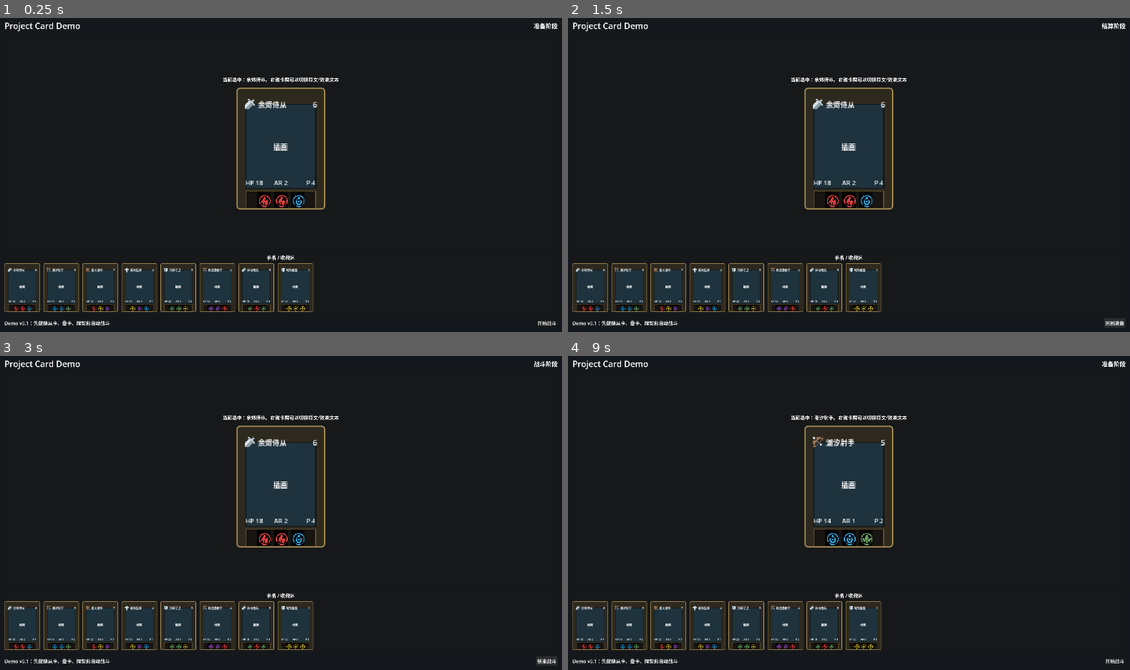
Above: before the commit, frames 1-4 (two rows, left to right).
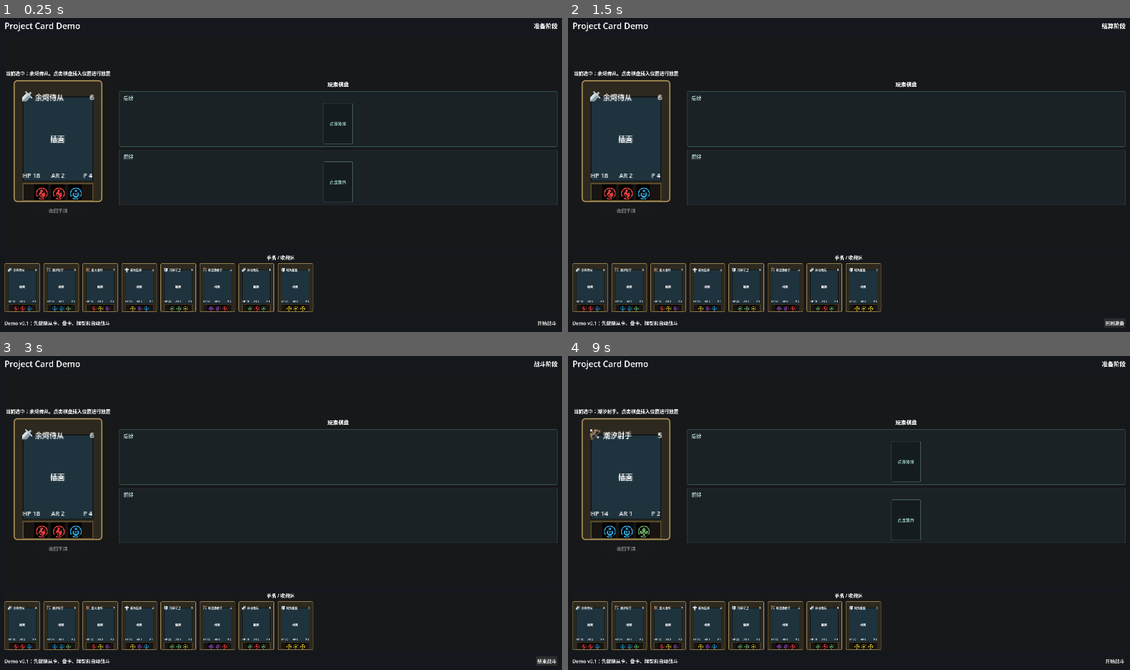
Above: after the commit, the same moments.

Repository: Joseph-RyanLeo/project-card
Game: Godot game, scene res://scenes/Main.tscn
The game is run twice, just before and just after one commit, with the same random seed, the same clock (stepped at 60 frames per second) and the same inputs.
Inputs (mouse positions are in pixels of both pictures, inside the frame that each line leads up to):
- Up to frame 1 (0.25 s): no input
- Up to frame 2 (1.5 s): click "开始战斗" at 0.5 s; click "结束战斗" at 1.25 s
- Up to frame 3 (3 s): click "回到准备" at 2 s; click "开始战斗" at 2.75 s
- Up to frame 4 (9 s): click "结束战斗" at 3.5 s; click "回到准备" at 4.25 s; click "开始战斗" at 5 s; click "结束战斗" at 5.75 s; click "回到准备" at 6.5 s; tap Enter at 7.25, 8.75 s; move the mouse to (849, 487) at 7.27 s; click (849, 487) at 7.42 s; tap Space at 8 s; move the mouse to (590, 626) at 8.02 s; click (590, 626) at 8.17 s; move the mouse to (629, 626) at 8.77 s; click (629, 626) at 8.92 s

The runs differ from the first frame. In frame 1, 6.4% of the frame differs, in the area x 1-100%, y 16-63%; in frame 2, 6.3%; in frame 3, 6.3%; in frame 4, 6.4%.

Commit message:
实现棋盘与卡牌新增、减少和移动

Diff:
--- a/scenes/Main.tscn
+++ b/scenes/Main.tscn
@@ -10,6 +10,7 @@
 [ext_resource type="Resource" path="res://resources/cards/shadow_slinger.tres" id="8_shadow_slinger"]
 [ext_resource type="Resource" path="res://resources/cards/grove_lancer.tres" id="9_grove_lancer"]
 [ext_resource type="Resource" path="res://resources/cards/sunlit_bastion.tres" id="10_sunlit_bastion"]
+[ext_resource type="PackedScene" path="res://scenes/ui/BattlefieldRow.tscn" id="11_battlefield_row"]
 
 [node name="Main" type="Control" unique_id=1758301838]
 layout_mode = 3
@@ -65,29 +66,66 @@
 layout_mode = 2
 size_flags_vertical = 3
 
-[node name="PlayAreaContent" type="VBoxContainer" parent="RootMargin/Layout/PlayArea" unique_id=334271643]
+[node name="PlayAreaContent" type="HBoxContainer" parent="RootMargin/Layout/PlayArea" unique_id=334271643]
 layout_mode = 2
-theme_override_constants/separation = 16
+theme_override_constants/separation = 24
 alignment = 1
 
-[node name="PlayAreaLabel" type="Label" parent="RootMargin/Layout/PlayArea/PlayAreaContent" unique_id=622357534]
+[node name="PreviewColumn" type="VBoxContainer" parent="RootMargin/Layout/PlayArea/PlayAreaContent"]
+custom_minimum_size = Vector2(360, 0)
+layout_mode = 2
+theme_override_constants/separation = 12
+alignment = 1
+
+[node name="PlayAreaLabel" type="Label" parent="RootMargin/Layout/PlayArea/PlayAreaContent/PreviewColumn" unique_id=622357534]
 unique_name_in_owner = true
 layout_mode = 2
 text = "当前选中卡牌预览"
 horizontal_alignment = 1
+autowrap_mode = 2
 
-[node name="CardCenter" type="CenterContainer" parent="RootMargin/Layout/PlayArea/PlayAreaContent" unique_id=168396425]
+[node name="CardCenter" type="CenterContainer" parent="RootMargin/Layout/PlayArea/PlayAreaContent/PreviewColumn" unique_id=168396425]
 layout_mode = 2
 size_flags_horizontal = 3
 
-[node name="CardPreviewFrame" type="Control" parent="RootMargin/Layout/PlayArea/PlayAreaContent/CardCenter"]
+[node name="CardPreviewFrame" type="Control" parent="RootMargin/Layout/PlayArea/PlayAreaContent/PreviewColumn/CardCenter"]
 unique_name_in_owner = true
 custom_minimum_size = Vector2(297, 408)
 layout_mode = 2
 
-[node name="SelectedCardView" parent="RootMargin/Layout/PlayArea/PlayAreaContent/CardCenter/CardPreviewFrame" unique_id=1439731162 instance=ExtResource("3_card_view")]
+[node name="SelectedCardView" parent="RootMargin/Layout/PlayArea/PlayAreaContent/PreviewColumn/CardCenter/CardPreviewFrame" unique_id=1439731162 instance=ExtResource("3_card_view")]
 unique_name_in_owner = true
 layout_mode = 0
+
+[node name="ReturnToHandButton" type="Button" parent="RootMargin/Layout/PlayArea/PlayAreaContent/PreviewColumn"]
+unique_name_in_owner = true
+custom_minimum_size = Vector2(160, 34)
+layout_mode = 2
+size_flags_horizontal = 4
+disabled = true
+text = "收回手牌"
+
+[node name="PlayerBoardSection" type="VBoxContainer" parent="RootMargin/Layout/PlayArea/PlayAreaContent"]
+layout_mode = 2
+size_flags_horizontal = 3
+theme_override_constants/separation = 10
+alignment = 1
+
+[node name="BoardTitleLabel" type="Label" parent="RootMargin/Layout/PlayArea/PlayAreaContent/PlayerBoardSection"]
+layout_mode = 2
+theme_override_font_sizes/font_size = 18
+text = "玩家棋盘"
+horizontal_alignment = 1
+
+[node name="BackRow" parent="RootMargin/Layout/PlayArea/PlayAreaContent/PlayerBoardSection" instance=ExtResource("11_battlefield_row")]
+unique_name_in_owner = true
+layout_mode = 2
+row_title = "后排"
+
+[node name="FrontRow" parent="RootMargin/Layout/PlayArea/PlayAreaContent/PlayerBoardSection" instance=ExtResource("11_battlefield_row")]
+unique_name_in_owner = true
+layout_mode = 2
+row_title = "前排"
 
 [node name="HandPanel" type="PanelContainer" parent="RootMargin/Layout"]
 custom_minimum_size = Vector2(0, 200)
--- /dev/null
+++ b/scenes/ui/BattlefieldRow.tscn
@@ -0,0 +1,67 @@
+[gd_scene load_steps=3 format=3]
+
+[ext_resource type="Script" path="res://scripts/ui/battlefield_row.gd" id="1_battlefield_row"]
+
+[sub_resource type="StyleBoxFlat" id="StyleBoxFlat_row"]
+content_margin_left = 16.0
+content_margin_top = 10.0
+content_margin_right = 16.0
+content_margin_bottom = 10.0
+bg_color = Color(0.105, 0.135, 0.145, 1)
+border_width_left = 1
+border_width_top = 1
+border_width_right = 1
+border_width_bottom = 1
+border_color = Color(0.28, 0.42, 0.43, 1)
+corner_radius_top_left = 4
+corner_radius_top_right = 4
+corner_radius_bottom_right = 4
+corner_radius_bottom_left = 4
+
+[node name="BattlefieldRow" type="PanelContainer"]
+custom_minimum_size = Vector2(833, 184)
+theme_override_styles/panel = SubResource("StyleBoxFlat_row")
+script = ExtResource("1_battlefield_row")
+
+[node name="RowLayout" type="VBoxContainer" parent="."]
+layout_mode = 2
+theme_override_constants/separation = 6
+
+[node name="RowTitleLabel" type="Label" parent="RowLayout"]
+unique_name_in_owner = true
+layout_mode = 2
+theme_override_colors/font_color = Color(0.72, 0.84, 0.82, 1)
+theme_override_font_sizes/font_size = 16
+text = "前排"
+
+[node name="SquadCenter" type="CenterContainer" parent="RowLayout"]
+custom_minimum_size = Vector2(0, 136)
+layout_mode = 2
+size_flags_horizontal = 3
+size_flags_vertical = 3
+
+[node name="RowDisplayArea" type="Control" parent="RowLayout/SquadCenter"]
+unique_name_in_owner = true
+custom_minimum_size = Vector2(801, 136)
+layout_mode = 2
+
+[node name="SquadRow" type="HBoxContainer" parent="RowLayout/SquadCenter/RowDisplayArea"]
+unique_name_in_owner = true
+layout_mode = 1
+anchors_preset = 15
+anchor_right = 1.0
+anchor_bottom = 1.0
+grow_horizontal = 2
+grow_vertical = 2
+theme_override_constants/separation = 18
+alignment = 1
+
+[node name="PlacementOverlay" type="Control" parent="RowLayout/SquadCenter/RowDisplayArea"]
+unique_name_in_owner = true
+layout_mode = 1
+anchors_preset = 15
+anchor_right = 1.0
+anchor_bottom = 1.0
+grow_horizontal = 2
+grow_vertical = 2
+mouse_filter = 2
--- /dev/null
+++ b/scenes/ui/BoardSlot.tscn
@@ -0,0 +1,38 @@
+[gd_scene load_steps=4 format=3]
+
+[ext_resource type="Script" path="res://scripts/ui/board_slot.gd" id="1_board_slot"]
+[ext_resource type="PackedScene" path="res://scenes/ui/CardView.tscn" id="2_card_view"]
+
+[sub_resource type="StyleBoxFlat" id="StyleBoxFlat_empty"]
+bg_color = Color(0.08, 0.105, 0.115, 0.82)
+border_width_left = 1
+border_width_top = 1
+border_width_right = 1
+border_width_bottom = 1
+border_color = Color(0.42, 0.58, 0.57, 0.9)
+corner_radius_top_left = 3
+corner_radius_top_right = 3
+corner_radius_bottom_right = 3
+corner_radius_bottom_left = 3
+
+[node name="BoardSlot" type="PanelContainer"]
+custom_minimum_size = Vector2(99, 136)
+mouse_default_cursor_shape = 2
+theme_override_styles/panel = SubResource("StyleBoxFlat_empty")
+script = ExtResource("1_board_slot")
+
+[node name="EmptyStateLabel" type="Label" parent="."]
+unique_name_in_owner = true
+layout_mode = 2
+mouse_filter = 2
+theme_override_colors/font_color = Color(0.55, 0.72, 0.7, 1)
+theme_override_font_sizes/font_size = 14
+text = "点击放置"
+horizontal_alignment = 1
+vertical_alignment = 1
+autowrap_mode = 2
+
+[node name="CardView" parent="." instance=ExtResource("2_card_view")]
+unique_name_in_owner = true
+visible = false
+layout_mode = 2
--- a/scripts/main.gd
+++ b/scripts/main.gd
@@ -10,6 +10,8 @@
 
 var current_phase: GamePhase = GamePhase.PREPARE
 var selected_card: CardData
+var selected_board_row: BattlefieldRow
+var selected_board_slot: BoardSlot
 
 @export var hand_cards: Array[CardData] = []
 @export var card_preview_scale: float = 3.0
@@ -19,16 +21,22 @@
 @onready var play_area_label: Label = %PlayAreaLabel
 @onready var card_preview_frame: Control = %CardPreviewFrame
 @onready var selected_card_view: CardView = %SelectedCardView
+@onready var back_row: BattlefieldRow = %BackRow
+@onready var front_row: BattlefieldRow = %FrontRow
 @onready var hand_card_row: HBoxContainer = %HandCardRow
+@onready var return_to_hand_button: Button = %ReturnToHandButton
 @onready var start_battle_button: Button = %StartBattleButton
 
 
 func _ready() -> void:
 	start_battle_button.pressed.connect(_on_start_battle_button_pressed)
+	return_to_hand_button.pressed.connect(_on_return_to_hand_button_pressed)
+	_connect_board_rows()
 	_apply_card_preview_scale()
 	_build_hand_cards()
 	_select_first_hand_card()
 	_update_phase_label()
+	_refresh_placement_targets()
 
 
 func _on_start_battle_button_pressed() -> void:
@@ -53,6 +61,13 @@
 		GamePhase.RESULT:
 			phase_label.text = "结算阶段"
 			start_battle_button.text = "回到准备"
+	_refresh_placement_targets()
+
+
+func _connect_board_rows() -> void:
+	for row: BattlefieldRow in [back_row, front_row]:
+		row.placement_requested.connect(_on_board_placement_requested)
+		row.board_slot_clicked.connect(_on_board_slot_clicked)
 
 
 func _apply_card_preview_scale() -> void:
@@ -91,7 +106,71 @@
 
 
 func _on_hand_card_clicked(card_data: CardData) -> void:
+	selected_board_row = null
+	selected_board_slot = null
 	_select_card(card_data)
+	_refresh_placement_targets()
+
+
+func _on_board_slot_clicked(row: BattlefieldRow, slot: BoardSlot) -> void:
+	selected_board_row = row
+	selected_board_slot = slot
+	_select_card(slot.get_card_data())
+	play_area_label.text = "已选择场上卡牌：%s。点击插入位置可以调整顺序或换排" % selected_card.display_name
+	_refresh_placement_targets()
+
+
+func _on_board_placement_requested(target_row: BattlefieldRow, insert_index: int) -> void:
+	if current_phase != GamePhase.PREPARE or selected_card == null:
+		return
+
+	var moving_card := selected_card
+	if selected_board_slot != null:
+		if selected_board_row != target_row and not target_row.has_capacity_for_single_card():
+			return
+
+		var source_index := selected_board_row.get_slot_index(selected_board_slot)
+		if selected_board_row == target_row and insert_index > source_index:
+			insert_index -= 1
+		selected_board_row.remove_card_slot(selected_board_slot)
+	else:
+		var hand_index := hand_cards.find(moving_card)
+		if hand_index < 0 or not target_row.has_capacity_for_single_card():
+			return
+		hand_cards.remove_at(hand_index)
+		_build_hand_cards()
+
+	selected_board_slot = target_row.add_card(moving_card, insert_index)
+	selected_board_row = target_row
+	_select_card(moving_card)
+	play_area_label.text = "已将 %s 放入%s，可继续点击插入位置调整" % [moving_card.display_name, target_row.row_title]
+	_refresh_placement_targets()
+
+
+func _on_return_to_hand_button_pressed() -> void:
+	if current_phase != GamePhase.PREPARE or selected_board_row == null or selected_board_slot == null:
+		return
+
+	var returned_card := selected_board_row.remove_card_slot(selected_board_slot)
+	if returned_card == null:
+		return
+
+	hand_cards.append(returned_card)
+	selected_board_row = null
+	selected_board_slot = null
+	_build_hand_cards()
+	_select_card(returned_card)
+	play_area_label.text = "已将 %s 收回手牌，可重新选择位置放置" % returned_card.display_name
+	_refresh_placement_targets()
+
+
+func _refresh_placement_targets() -> void:
+	var can_place := current_phase == GamePhase.PREPARE and selected_card != null
+	for row: BattlefieldRow in [back_row, front_row]:
+		var moving_within_row := selected_board_row == row and selected_board_slot != null
+		row.set_placement_enabled(can_place and (row.has_capacity_for_single_card() or moving_within_row))
+
+	return_to_hand_button.disabled = current_phase != GamePhase.PREPARE or selected_board_slot == null
 
 
 func _select_card(card_data: CardData) -> void:
@@ -102,5 +181,5 @@
 		selected_card_view.set_card_data(null)
 		return
 
-	play_area_label.text = "当前选中：%s。右键卡牌可以切换符文/效果文本" % selected_card.display_name
+	play_area_label.text = "当前选中：%s。点击棋盘插入位置进行放置" % selected_card.display_name
 	selected_card_view.set_card_data(selected_card)
--- /dev/null
+++ b/scripts/ui/battlefield_row.gd
@@ -0,0 +1,135 @@
+class_name BattlefieldRow
+extends PanelContainer
+
+signal placement_requested(row: BattlefieldRow, insert_index: int)
+signal board_slot_clicked(row: BattlefieldRow, slot: BoardSlot)
+
+const BOARD_SLOT_SCENE: PackedScene = preload("res://scenes/ui/BoardSlot.tscn")
+const BATTLEFIELD_UNIT_COUNT: int = 21
+const BATTLEFIELD_UNIT_WIDTH: int = 33
+const SINGLE_CARD_UNIT_COUNT: int = 3
+const SINGLE_CARD_WIDTH: int = SINGLE_CARD_UNIT_COUNT * BATTLEFIELD_UNIT_WIDTH
+const SQUAD_GAP: int = 18
+const FULL_ROW_CARD_COUNT: int = 7
+const FULL_ROW_DISPLAY_WIDTH: int = (
+	FULL_ROW_CARD_COUNT * SINGLE_CARD_WIDTH
+	+ (FULL_ROW_CARD_COUNT - 1) * SQUAD_GAP
+)
+
+@export var row_title: String = "前排"
+
+@onready var row_title_label: Label = %RowTitleLabel
+@onready var row_display_area: Control = %RowDisplayArea
+@onready var squad_row: HBoxContainer = %SquadRow
+@onready var placement_overlay: Control = %PlacementOverlay
+
+var _placement_enabled: bool = false
+var _placement_targets: Array[BoardSlot] = []
+
+
+func _ready() -> void:
+	row_title_label.text = row_title
+	row_display_area.custom_minimum_size.x = FULL_ROW_DISPLAY_WIDTH
+	squad_row.add_theme_constant_override("separation", SQUAD_GAP)
+
+
+func get_squad_container() -> HBoxContainer:
+	return squad_row
+
+
+func get_card_count() -> int:
+	return squad_row.get_child_count()
+
+
+func has_capacity_for_single_card() -> bool:
+	return (get_card_count() + 1) * SINGLE_CARD_UNIT_COUNT <= BATTLEFIELD_UNIT_COUNT
+
+
+func add_card(card_data: CardData, insert_index: int) -> BoardSlot:
+	var slot := BOARD_SLOT_SCENE.instantiate() as BoardSlot
+	squad_row.add_child(slot)
+	squad_row.move_child(slot, clampi(insert_index, 0, squad_row.get_child_count() - 1))
+	slot.set_card_data(card_data)
+	slot.slot_clicked.connect(_on_occupied_slot_clicked)
+	_rebuild_placement_targets()
+	return slot
+
+
+func remove_card_slot(slot: BoardSlot) -> CardData:
+	if slot.get_parent() != squad_row:
+		return null
+
+	var card_data := slot.get_card_data()
+	squad_row.remove_child(slot)
+	slot.queue_free()
+	_rebuild_placement_targets()
+	return card_data
+
+
+func get_slot_index(slot: BoardSlot) -> int:
+	return slot.get_index() if slot.get_parent() == squad_row else -1
+
+
+func set_placement_enabled(value: bool) -> void:
+	if _placement_enabled == value:
+		return
+
+	_placement_enabled = value
+	_rebuild_placement_targets()
+
+
+func _on_occupied_slot_clicked(slot: BoardSlot) -> void:
+	board_slot_clicked.emit(self, slot)
+
+
+func _rebuild_placement_targets() -> void:
+	for target: BoardSlot in _placement_targets:
+		placement_overlay.remove_child(target)
+		target.queue_free()
+	_placement_targets.clear()
+
+	if not _placement_enabled:
+		return
+
+	var target_count := get_card_count() + 1
+	for insert_index: int in target_count:
+		var target := BOARD_SLOT_SCENE.instantiate() as BoardSlot
+		target.set_meta("insert_index", insert_index)
+		target.set_compact_empty(get_card_count() > 0)
+		target.slot_clicked.connect(_on_placement_target_clicked)
+		placement_overlay.add_child(target)
+		_placement_targets.append(target)
+
+	call_deferred("_layout_placement_targets")
+
+
+func _layout_placement_targets() -> void:
+	if _placement_targets.is_empty():
+		return
+
+	var occupied_slots := squad_row.get_children()
+	if occupied_slots.is_empty():
+		var only_target := _placement_targets[0]
+		only_target.position = (row_display_area.size - only_target.size) * 0.5
+		return
+
+	for insert_index: int in _placement_targets.size():
+		var target := _placement_targets[insert_index]
+		var center_x: float
+
+		if insert_index == 0:
+			var first_slot := occupied_slots[0] as Control
+			center_x = first_slot.position.x - SQUAD_GAP * 0.5
+		elif insert_index == occupied_slots.size():
+			var last_slot := occupied_slots[-1] as Control
+			center_x = last_slot.position.x + last_slot.size.x + SQUAD_GAP * 0.5
+		else:
+			var left_slot := occupied_slots[insert_index - 1] as Control
+			var right_slot := occupied_slots[insert_index] as Control
+			center_x = (left_slot.position.x + left_slot.size.x + right_slot.position.x) * 0.5
+
+		target.position = Vector2(roundf(center_x - target.size.x * 0.5), 0.0)
+
+
+func _on_placement_target_clicked(target: BoardSlot) -> void:
+	placement_requested.emit(self, int(target.get_meta("insert_index", 0)))
--- /dev/null
+++ b/scripts/ui/board_slot.gd
@@ -0,0 +1,65 @@
+class_name BoardSlot
+extends PanelContainer
+
+signal slot_clicked(slot: BoardSlot)
+
+const CARD_SIZE := Vector2(99, 136)
+const COMPACT_EMPTY_SIZE := Vector2(22, 136)
+
+var _card_data: CardData
+var _compact_empty: bool = false
+
+@onready var empty_state_label: Label = %EmptyStateLabel
+@onready var card_view: CardView = %CardView
+
+
+func _ready() -> void:
+	card_view.card_clicked.connect(_on_card_view_clicked)
+	_refresh()
+
+
+func _gui_input(event: InputEvent) -> void:
+	if not is_empty() or not event is InputEventMouseButton:
+		return
+
+	var mouse_event := event as InputEventMouseButton
+	if mouse_event.pressed and mouse_event.button_index == MOUSE_BUTTON_LEFT:
+		slot_clicked.emit(self)
+		accept_event()
+
+
+func set_card_data(value: CardData) -> void:
+	_card_data = value
+	_compact_empty = false
+
+	if is_node_ready():
+		_refresh()
+
+
+func get_card_data() -> CardData:
+	return _card_data
+
+
+func is_empty() -> bool:
+	return _card_data == null
+
+
+func set_compact_empty(value: bool) -> void:
+	_compact_empty = value
+
+	if is_node_ready():
+		_refresh()
+
+
+func _refresh() -> void:
+	var target_size := COMPACT_EMPTY_SIZE if is_empty() and _compact_empty else CARD_SIZE
+	custom_minimum_size = target_size
+	size = target_size
+	card_view.visible = not is_empty()
+	empty_state_label.visible = is_empty()
+	empty_state_label.text = "+" if _compact_empty else "点击放置"
+	card_view.set_card_data(_card_data)
+
+
+func _on_card_view_clicked(_card_data_value: CardData) -> void:
+	slot_clicked.emit(self)
Not shown, added: scripts/ui/battlefield_row.gd.uid
Not shown, added: scripts/ui/board_slot.gd.uid
Not shown, changed: AGENTS.md
